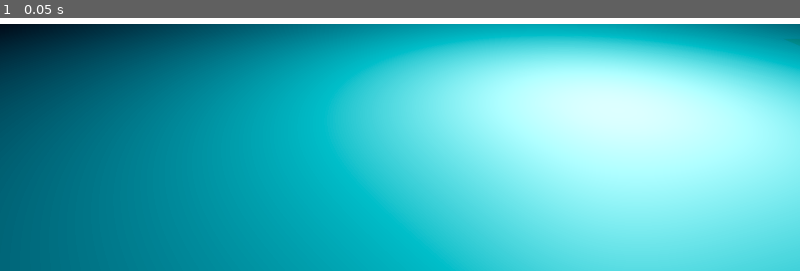
Above: before the commit, frame 1.
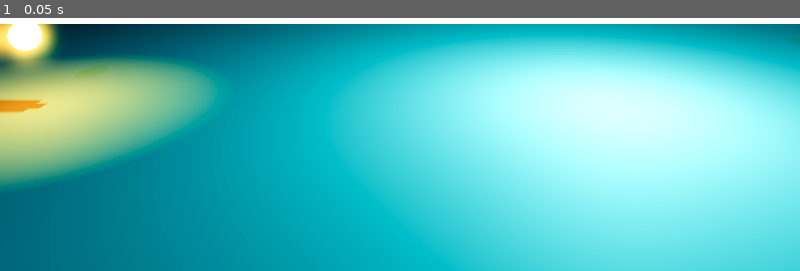
Above: after the commit, the same moment.

Repository: Chucotka/Skeleton-City-Cyber-Rebirth
Game: Godot game, scene res://scenes/levels/prologue_lab.tscn
Same seed, same stepped clock (60 frames per second), same inputs: the game is played once before the commit and once after it.
Inputs:
- Up to frame 1 (0.05 s): no input

The runs differ from the first frame. In frame 1, 11% of the frame differs, in the area x 0-28%, y 2-68%.

Commit message:
feat: implement Memory Fragment system
- Create MemoryFragment resource class for data storage.
- Implement MemoryManager singleton for global collection tracking.
- Add InteractableMemory script and prefab for world items.
- Instance sample memory fragment in Prologue Lab.
- Refine project settings and sprite rendering for HD-2D lighting.

Co-authored-by: Chucotka <196717376+Chucotka@users.noreply.github.com>

Diff:
--- a/project.godot
+++ b/project.godot
@@ -5,6 +5,10 @@
 config/name="Skeleton City: Cyber Rebirth"
 run/main_scene="res://scenes/levels/prologue_lab.tscn"
 config/features=PackedStringArray("4.0", "Forward Plus")
+
+[autoload]
+
+MemoryManager="*res://scripts/systems/memory_manager.gd"
 
 [display]
 
--- /dev/null
+++ b/resources/memories/first_memory.tres
@@ -0,0 +1,12 @@
+[gd_resource type="Resource" script_class="MemoryFragment" load_steps=2 format=3]
+
+[ext_resource type="Script" path="res://scripts/resources/memory_fragment.gd" id="1_script"]
+
+[resource]
+script = ExtResource("1_script")
+memory_id = "mem_001"
+title = "The Lab Incident"
+description = "A flash of red lights and the sound of escaping steam. Someone was shouting."
+unlocks_skill = true
+skill_id = "dash"
+skill_description = "A rapid forward movement to dodge hazards."
--- a/scenes/levels/prologue_lab.tscn
+++ b/scenes/levels/prologue_lab.tscn
@@ -3,6 +3,8 @@
 [ext_resource type="Environment" path="res://resources/environment.tres" id="1_env"]
 [ext_resource type="Script" path="res://scripts/player/player_controller.gd" id="2_player"]
 [ext_resource type="PackedScene" path="res://scenes/prefabs/terminal.tscn" id="3_terminal"]
+[ext_resource type="PackedScene" path="res://scenes/prefabs/memory_fragment_item.tscn" id="4_memory"]
+[ext_resource type="Resource" path="res://resources/memories/first_memory.tres" id="5_mem_data"]
 
 [sub_resource type="CapsuleShape3D" id="CapsuleShape3D_1"]
 radius = 0.5
@@ -41,6 +43,8 @@
 
 [node name="Sprite3D" type="Sprite3D" parent="Player"]
 billboard = 2
+shaded = true
+alpha_cut = 1
 
 [node name="InteractionRay" type="RayCast3D" parent="Player"]
 target_position = Vector3(2, 0, 0)
@@ -48,6 +52,10 @@
 [node name="Terminal" parent="." instance=ExtResource("3_terminal")]
 transform = Transform3D(1, 0, 0, 0, 1, 0, 0, 0, 1, 8, 1, 0)
 
+[node name="MemoryFragmentItem" parent="." instance=ExtResource("4_memory")]
+transform = Transform3D(1, 0, 0, 0, 1, 0, 0, 0, 1, -5, 1, 0)
+memory_data = ExtResource("5_mem_data")
+
 [node name="Camera3D" type="Camera3D" parent="."]
 transform = Transform3D(1, 0, 0, 0, 0.965926, 0.258819, 0, -0.258819, 0.965926, 0, 3, 8)
 current = true
--- /dev/null
+++ b/scenes/prefabs/memory_fragment_item.tscn
@@ -0,0 +1,32 @@
+[gd_scene load_steps=5 format=3]
+
+[ext_resource type="Script" path="res://scripts/environment/interactable_memory.gd" id="1_script"]
+
+[sub_resource type="SphereShape3D" id="SphereShape3D_1"]
+radius = 0.5
+
+[sub_resource type="SphereMesh" id="SphereMesh_1"]
+radius = 0.2
+height = 0.4
+
+[sub_resource type="StandardMaterial3D" id="StandardMaterial3D_1"]
+albedo_color = Color(1, 0.8, 0, 1)
+emission_enabled = true
+emission = Color(1, 0.5, 0, 1)
+emission_energy_multiplier = 4.0
+
+[node name="MemoryFragmentItem" type="StaticBody3D"]
+script = ExtResource("1_script")
+
+[node name="CollisionShape3D" type="CollisionShape3D" parent="."]
+shape = SubResource("SphereShape3D_1")
+
+[node name="MeshInstance3D" type="MeshInstance3D" parent="."]
+mesh = SubResource("SphereMesh_1")
+surface_material_override/0 = SubResource("StandardMaterial3D_1")
+
+[node name="OmniLight3D" type="OmniLight3D" parent="."]
+light_color = Color(1, 0.6, 0, 1)
+light_energy = 2.0
+omni_range = 3.0
+shadow_enabled = true
--- /dev/null
+++ b/scripts/environment/interactable_memory.gd
@@ -0,0 +1,15 @@
+extends Interactable
+
+## Interactable object that gives the player a Memory Fragment.
+
+@export var memory_data: MemoryFragment
+
+func _on_interact() -> void:
+	if memory_data:
+		MemoryManager.collect_memory(memory_data)
+		# Deactivate after collection
+		is_enabled = false
+		# In a real game, you might want to play an animation or destroy the object
+		hide()
+	else:
+		push_warning("InteractableMemory has no memory data assigned!")
--- /dev/null
+++ b/scripts/resources/memory_fragment.gd
@@ -0,0 +1,14 @@
+extends Resource
+class_name MemoryFragment
+
+## Resource for storing data about recovered memories and unlocked skills.
+
+@export var memory_id: String = ""
+@export var title: String = "Unknown Memory"
+@export_multiline var description: String = ""
+@export var icon: Texture2D
+
+@export_group("Unlockables")
+@export var unlocks_skill: bool = false
+@export var skill_id: String = ""
+@export var skill_description: String = ""
--- /dev/null
+++ b/scripts/systems/memory_manager.gd
@@ -0,0 +1,42 @@
+extends Node
+
+## Singleton manager to track collected memory fragments and skills.
+
+signal memory_collected(fragment: MemoryFragment)
+signal skill_unlocked(skill_id: String)
+
+# Stores collected memory fragments by ID
+var collected_memories: Dictionary = {}
+# Stores unlocked skills by ID
+var unlocked_skills: Array[String] = []
+
+func collect_memory(fragment: MemoryFragment) -> void:
+	if fragment.memory_id == "":
+		push_error("MemoryFragment has no ID!")
+		return
+
+	if collected_memories.has(fragment.memory_id):
+		print("Memory already collected: ", fragment.title)
+		return
+
+	collected_memories[fragment.memory_id] = fragment
+	print("New memory recovered: ", fragment.title)
+	memory_collected.emit(fragment)
+
+	if fragment.unlocks_skill:
+		unlock_skill(fragment.skill_id)
+
+func unlock_skill(skill_id: String) -> void:
+	if skill_id == "":
+		return
+
+	if not unlocked_skills.has(skill_id):
+		unlocked_skills.append(skill_id)
+		print("New skill unlocked: ", skill_id)
+		skill_unlocked.emit(skill_id)
+
+func has_memory(memory_id: String) -> bool:
+	return collected_memories.has(memory_id)
+
+func has_skill(skill_id: String) -> bool:
+	return unlocked_skills.has(skill_id)
